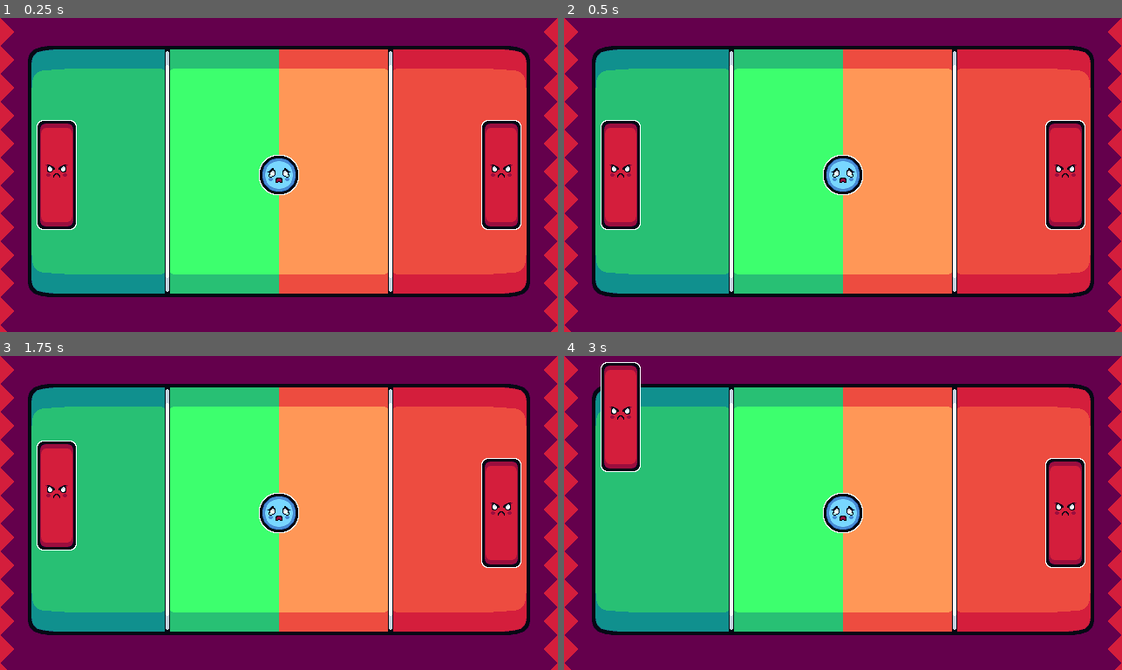
Above: before the commit, frames 1-4 (two rows, left to right).
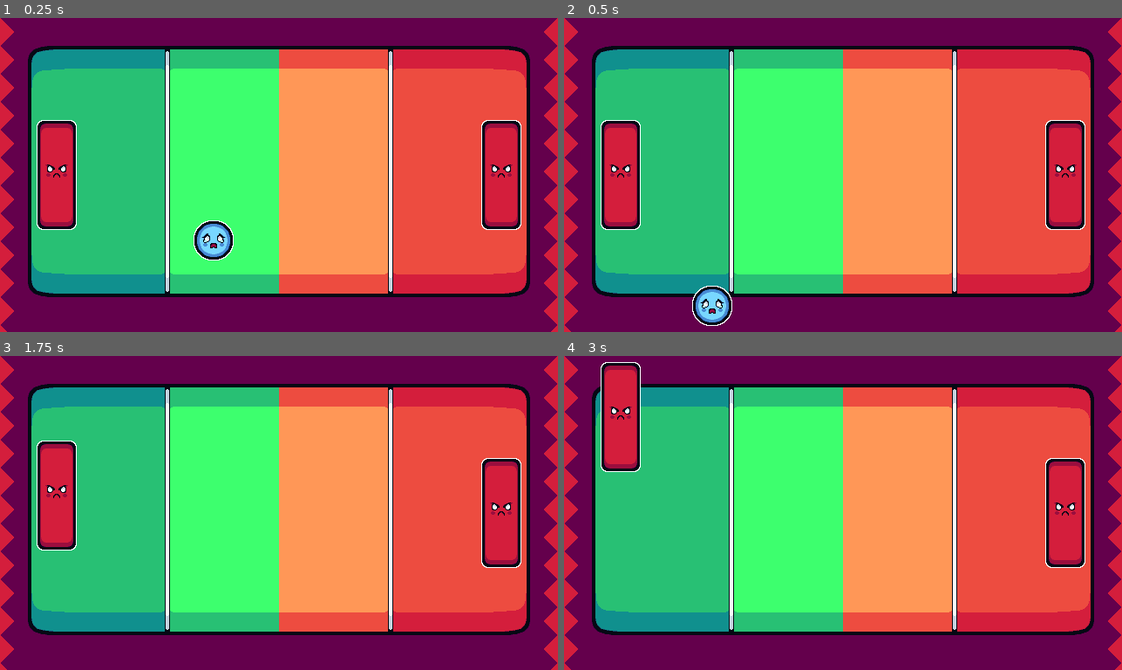
Above: after the commit, the same moments.

Repository: gabrielgfranca/pong
Game: Godot game, scene res://scenes/main.tscn
Two runs of this game, one before a commit and one after it. Both use one fixed random seed, a clock stepped at 60 frames per second and the inputs below.
Inputs:
- Up to frame 1 (0.25 s): no input
- Up to frame 2 (0.5 s): no input
- Up to frame 3 (1.75 s): hold W (player_one_up) 0.53-1.28 s; hold S (player_one_down) from 1.28 s (still down)
- Up to frame 4 (3 s): release S (player_one_down) at 2.03 s; hold W (player_one_up) from 2.03 s (still down)

The runs differ from the first frame. In frame 1, 1.5% of the frame differs, in the area x 34-54%, y 43-78%; in frame 2, 1.5%; in frame 3, 0.8%; in frame 4, 0.8%.

Commit message:
feat: start ball direction script

Diff:
--- a/scripts/ball.gd
+++ b/scripts/ball.gd
@@ -1,11 +1,27 @@
 extends Area2D
 
+@export var ball_speed: float = 300
+
+var initial_position: Vector2
+var initial_direction: Vector2
+var new_direction: Vector2
 
 # Called when the node enters the scene tree for the first time.
 func _ready() -> void:
-	pass # Replace with function body.
+	inital_ball_direction()
 
 
 # Called every frame. 'delta' is the elapsed time since the previous frame.
 func _process(delta: float) -> void:
-	pass
+	update_ball_position(delta)
+
+
+func inital_ball_direction() -> void:
+	initial_position = Vector2(320, 180)
+
+	initial_direction = Vector2([1, -1].pick_random(), [1, -1].pick_random())
+
+	new_direction = initial_direction
+
+func update_ball_position(delta: float) -> void:
+	position += new_direction * ball_speed * delta
